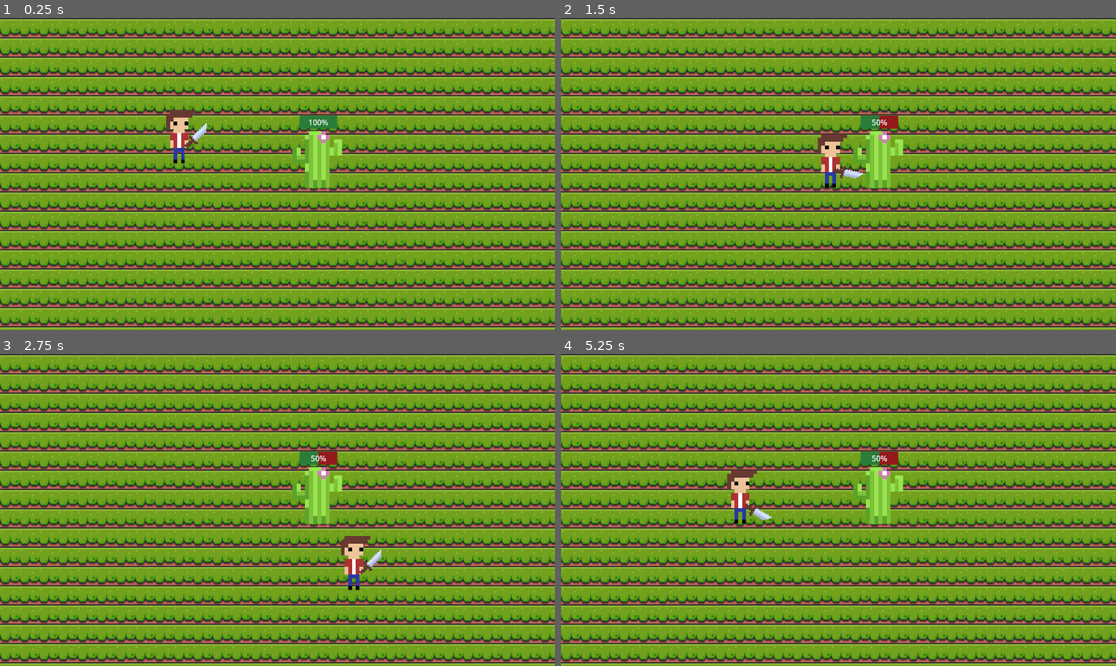
Above: before the commit, frames 1-4 (two rows, left to right).
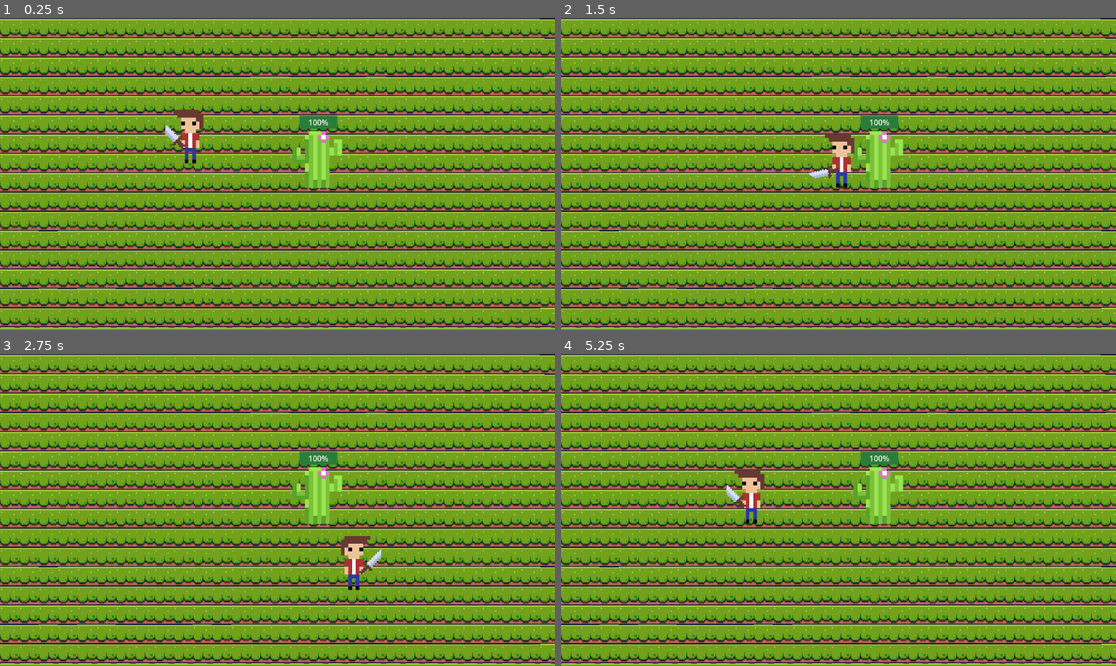
Above: after the commit, the same moments.

Repository: Explement/How-Deep-Will-You-Go
Game: Godot game, scene res://scenes/regular scenes/main.tscn
Two runs of this game, one before a commit and one after it. Both use one fixed random seed, a clock stepped at 60 frames per second and the inputs below.
Inputs (mouse positions are in pixels of both pictures, inside the frame that each line leads up to):
- Up to frame 1 (0.25 s): no input
- Up to frame 2 (1.5 s): tap Enter at 0.5 s; move the mouse to (960, 158) at 0.52 s; press the mouse at (960, 158) at 0.53 s; hold D (right) 0.53-1.28 s; move the mouse to (727, 189) at 1.27 s; release the mouse at (727, 189) at 1.28 s; hold S (down) from 1.28 s (still down); click (727, 189) at 1.35 s
- Up to frame 3 (2.75 s): move the mouse to (333, 441) at 2.02 s; release S (down) at 2.03 s; press the mouse at (333, 441) at 2.03 s; hold D (right) from 2.03 s (still down)
- Up to frame 4 (5.25 s): move the mouse to (810, 572) at 2.77 s; release D (right) at 2.78 s; release the mouse at (810, 572) at 2.78 s; hold W (up) 2.78-3.53 s; click (810, 572) at 2.85 s; move the mouse to (1005, 556) at 3.52 s; press the mouse at (1005, 556) at 3.53 s; hold A (left) 3.53-5.03 s; move the mouse to (672, 463) at 4.27 s; release the mouse at (672, 463) at 4.28 s; click (672, 463) at 4.35 s; move the mouse to (866, 510) at 5.02 s; press the mouse at (866, 510) at 5.03 s; hold S (down) from 5.03 s (still down)

The runs differ from the first frame. In frame 1, 14% of the frame differs, in the area x 0-100%, y 0-100%; in frame 2, 14%; in frame 3, 13%; in frame 4, 14%.

Commit message:
added flip_h to player

Diff:
--- a/how-deep-will-you-go/how-deep-will-you-go/scenes/regular scenes/main.tscn
+++ b/how-deep-will-you-go/how-deep-will-you-go/scenes/regular scenes/main.tscn
@@ -157,12 +157,13 @@
 [node name="main" type="Node2D"]
 
 [node name="TileMap" type="TileMap" parent="."]
+texture_filter = 1
 scale = Vector2(2.5, 2.5)
 tile_set = SubResource("TileSet_ceq1p")
 format = 2
 layer_0/tile_data = PackedInt32Array(-65536, 458752, 0, 0, 458752, 0, 65536, 458752, 0, 131072, 458752, 0, 196608, 4587 …(10289 unchanged characters)…
 
-[node name="CharacterBody2D" parent="." instance=ExtResource("1_3ek7r")]
+[node name="player" parent="." instance=ExtResource("1_3ek7r")]
 unique_name_in_owner = true
 z_index = 1
 position = Vector2(383, 249)
@@ -173,9 +174,9 @@
 
 [node name="sword_cooldown" type="Timer" parent="."]
 unique_name_in_owner = true
-wait_time = 0.3
+wait_time = 1.5
 
-[connection signal="attack" from="CharacterBody2D" to="StaticBody2D" method="_on_character_body_2d_attack"]
-[connection signal="body_entered" from="StaticBody2D" to="CharacterBody2D" method="_on_static_body_2d_body_entered"]
-[connection signal="body_exited" from="StaticBody2D" to="CharacterBody2D" method="_on_static_body_2d_body_exited"]
-[connection signal="timeout" from="sword_cooldown" to="CharacterBody2D" method="_on_sword_cooldown_timeout"]
+[connection signal="attack" from="player" to="StaticBody2D" method="_on_character_body_2d_attack"]
+[connection signal="body_entered" from="StaticBody2D" to="player" method="_on_static_body_2d_body_entered"]
+[connection signal="body_exited" from="StaticBody2D" to="player" method="_on_static_body_2d_body_exited"]
+[connection signal="timeout" from="sword_cooldown" to="player" method="_on_sword_cooldown_timeout"]
--- a/how-deep-will-you-go/how-deep-will-you-go/scenes/sub scenes/player.tscn
+++ b/how-deep-will-you-go/how-deep-will-you-go/scenes/sub scenes/player.tscn
@@ -1,19 +1,21 @@
-[gd_scene load_steps=10 format=3 uid="uid://d1inqjaw0acfn"]
+[gd_scene load_steps=13 format=3 uid="uid://d1inqjaw0acfn"]
 
 [ext_resource type="Script" path="res://scripts/player-movement.gd" id="1_2wbya"]
 [ext_resource type="Texture2D" uid="uid://c84xm3vufs4j8" path="res://sprites/Sprite-0003.png" id="2_fch66"]
 [ext_resource type="Texture2D" uid="uid://d38muwp73iljs" path="res://sprites/sword.png" id="3_4tlcg"]
-[ext_resource type="Script" path="res://scripts/animation_player.gd" id="4_ty2im"]
 
 [sub_resource type="RectangleShape2D" id="RectangleShape2D_t8nu3"]
 size = Vector2(81, 120)
 
+[sub_resource type="RectangleShape2D" id="RectangleShape2D_e10xi"]
+size = Vector2(10.6413, 18.2483)
+
 [sub_resource type="Animation" id="Animation_oltb7"]
 length = 0.001
 tracks/0/type = "value"
 tracks/0/imported = false
 tracks/0/enabled = true
-tracks/0/path = NodePath("test_sword/Sprite2D:rotation")
+tracks/0/path = NodePath("test_sword/sword_sprite:rotation")
 tracks/0/interp = 1
 tracks/0/loop_wrap = true
 tracks/0/keys = {
@@ -25,7 +27,7 @@
 tracks/1/type = "value"
 tracks/1/imported = false
 tracks/1/enabled = true
-tracks/1/path = NodePath("test_sword/Sprite2D:position")
+tracks/1/path = NodePath("test_sword/sword_sprite:position")
 tracks/1/interp = 1
 tracks/1/loop_wrap = true
 tracks/1/keys = {
@@ -34,13 +36,37 @@
 "update": 0,
 "values": [Vector2(1.66213, 6.45655)]
 }
+tracks/2/type = "value"
+tracks/2/imported = false
+tracks/2/enabled = true
+tracks/2/path = NodePath("test_sword/sword_sprite:flip_h")
+tracks/2/interp = 1
+tracks/2/loop_wrap = true
+tracks/2/keys = {
+"times": PackedFloat32Array(0),
+"transitions": PackedFloat32Array(1),
+"update": 1,
+"values": [false]
+}
+tracks/3/type = "value"
+tracks/3/imported = false
+tracks/3/enabled = true
+tracks/3/path = NodePath("sword_collision_front:disabled")
+tracks/3/interp = 1
+tracks/3/loop_wrap = true
+tracks/3/keys = {
+"times": PackedFloat32Array(0),
+"transitions": PackedFloat32Array(1),
+"update": 1,
+"values": [true]
+}
 
 [sub_resource type="Animation" id="Animation_mulm0"]
-resource_name = "attack"
-tracks/0/type = "value"
-tracks/0/imported = false
-tracks/0/enabled = true
-tracks/0/path = NodePath("test_sword/Sprite2D:rotation")
+resource_name = "attack_front"
+tracks/0/type = "value"
+tracks/0/imported = false
+tracks/0/enabled = true
+tracks/0/path = NodePath("test_sword/sword_sprite:rotation")
 tracks/0/interp = 1
 tracks/0/loop_wrap = true
 tracks/0/keys = {
@@ -52,7 +78,7 @@
 tracks/1/type = "value"
 tracks/1/imported = false
 tracks/1/enabled = true
-tracks/1/path = NodePath("test_sword/Sprite2D:position")
+tracks/1/path = NodePath("test_sword/sword_sprite:position")
 tracks/1/interp = 1
 tracks/1/loop_wrap = true
 tracks/1/keys = {
@@ -60,27 +86,160 @@
 "transitions": PackedFloat32Array(1, 1, 1),
 "update": 0,
 "values": [Vector2(1.66213, 6.45655), Vector2(10.4157, 12.297), Vector2(1.66213, 6.45655)]
+}
+tracks/2/type = "value"
+tracks/2/imported = false
+tracks/2/enabled = true
+tracks/2/path = NodePath("test_sword/sword_sprite:flip_h")
+tracks/2/interp = 1
+tracks/2/loop_wrap = true
+tracks/2/keys = {
+"times": PackedFloat32Array(0.4),
+"transitions": PackedFloat32Array(1),
+"update": 1,
+"values": [false]
+}
+
+[sub_resource type="Animation" id="Animation_nfxio"]
+resource_name = "attack_back"
+tracks/0/type = "value"
+tracks/0/imported = false
+tracks/0/enabled = true
+tracks/0/path = NodePath("test_sword/sword_sprite:position")
+tracks/0/interp = 1
+tracks/0/loop_wrap = true
+tracks/0/keys = {
+"times": PackedFloat32Array(0.0333334, 0.533333, 0.966667),
+"transitions": PackedFloat32Array(1, 1, 1),
+"update": 0,
+"values": [Vector2(-6.1427, 15.2315), Vector2(0.440796, 22.9342), Vector2(-6.1427, 15.2315)]
+}
+tracks/1/type = "value"
+tracks/1/imported = false
+tracks/1/enabled = true
+tracks/1/path = NodePath("test_sword/sword_sprite:rotation")
+tracks/1/interp = 1
+tracks/1/loop_wrap = true
+tracks/1/keys = {
+"times": PackedFloat32Array(0.0333334, 0.533333, 0.966667),
+"transitions": PackedFloat32Array(1, 1, 1),
+"update": 0,
+"values": [-0.846656, -2.37354, -0.846656]
+}
+tracks/2/type = "value"
+tracks/2/imported = false
+tracks/2/enabled = true
+tracks/2/path = NodePath("test_sword/sword_sprite:flip_h")
+tracks/2/interp = 1
+tracks/2/loop_wrap = true
+tracks/2/keys = {
+"times": PackedFloat32Array(0),
+"transitions": PackedFloat32Array(1),
+"update": 1,
+"values": [true]
+}
+tracks/3/type = "value"
+tracks/3/imported = false
+tracks/3/enabled = true
+tracks/3/path = NodePath("sword_collision_front:disabled")
+tracks/3/interp = 1
+tracks/3/loop_wrap = true
+tracks/3/keys = {
+"times": PackedFloat32Array(0.366667, 1),
+"transitions": PackedFloat32Array(1, 1),
+"update": 1,
+"values": [true, false]
+}
+
+[sub_resource type="Animation" id="Animation_f74ij"]
+resource_name = "sword_right"
+tracks/0/type = "value"
+tracks/0/imported = false
+tracks/0/enabled = true
+tracks/0/path = NodePath("test_sword/sword_sprite:position")
+tracks/0/interp = 1
+tracks/0/loop_wrap = true
+tracks/0/keys = {
+"times": PackedFloat32Array(0.8),
+"transitions": PackedFloat32Array(1),
+"update": 0,
+"values": [Vector2(1.66213, 6.45655)]
+}
+tracks/1/type = "value"
+tracks/1/imported = false
+tracks/1/enabled = true
+tracks/1/path = NodePath("test_sword/sword_sprite:rotation")
+tracks/1/interp = 1
+tracks/1/loop_wrap = true
+tracks/1/keys = {
+"times": PackedFloat32Array(0.8),
+"transitions": PackedFloat32Array(1),
+"update": 0,
+"values": [-0.846656]
+}
+
+[sub_resource type="Animation" id="Animation_3kp6g"]
+resource_name = "sword_left"
+tracks/0/type = "value"
+tracks/0/imported = false
+tracks/0/enabled = true
+tracks/0/path = NodePath("test_sword/sword_sprite:position")
+tracks/0/interp = 1
+tracks/0/loop_wrap = true
+tracks/0/keys = {
+"times": PackedFloat32Array(0.533333),
+"transitions": PackedFloat32Array(1),
+"update": 0,
+"values": [Vector2(-6.1427, 15.2315)]
+}
+tracks/1/type = "value"
+tracks/1/imported = false
+tracks/1/enabled = true
+tracks/1/path = NodePath("test_sword/sword_sprite:rotation")
+tracks/1/interp = 1
+tracks/1/loop_wrap = true
+tracks/1/keys = {
+"times": PackedFloat32Array(0.566667),
+"transitions": PackedFloat32Array(1),
+"update": 0,
+"values": [-0.846656]
 }
 
 [sub_resource type="AnimationLibrary" id="AnimationLibrary_m2o0c"]
 _data = {
 "RESET": SubResource("Animation_oltb7"),
-"attack": SubResource("Animation_mulm0")
-}
-
-[sub_resource type="RectangleShape2D" id="RectangleShape2D_e10xi"]
-size = Vector2(10.6413, 18.2483)
+"attack_back": SubResource("Animation_nfxio"),
+"attack_front": SubResource("Animation_mulm0"),
+"sword_left": SubResource("Animation_3kp6g"),
+"sword_right": SubResource("Animation_f74ij")
+}
+
+[sub_resource type="GDScript" id="GDScript_wvogx"]
+script/source = "extends AnimationPlayer
+
+
+# Called when the node enters the scene tree for the first time.
+func _ready() -> void:
+	speed_scale = 3
+
+
+# Called every frame. 'delta' is the elapsed time since the previous frame.
+func _process(delta: float) -> void:
+	pass
+"
 
 [node name="Player" type="CharacterBody2D"]
 script = ExtResource("1_2wbya")
 
-[node name="Sprite2D" type="Sprite2D" parent="."]
+[node name="player_sprite" type="Sprite2D" parent="."]
+unique_name_in_owner = true
 texture_filter = 1
 position = Vector2(0.500002, -2.5)
 scale = Vector2(7.6875, 7.9375)
 texture = ExtResource("2_fch66")
-
-[node name="CollisionShape2D" type="CollisionShape2D" parent="."]
+flip_h = true
+
+[node name="player_collision_front" type="CollisionShape2D" parent="."]
 position = Vector2(-7.5, -4)
 shape = SubResource("RectangleShape2D_t8nu3")
 
@@ -91,21 +250,38 @@
 rotation = 0.855176
 scale = Vector2(3.67344, 4.10573)
 
-[node name="Sprite2D" type="Sprite2D" parent="test_sword"]
+[node name="sword_sprite" type="Sprite2D" parent="test_sword"]
+unique_name_in_owner = true
 position = Vector2(1.66213, 6.45655)
 rotation = -0.846656
+scale = Vector2(1, 1)
 texture = ExtResource("3_4tlcg")
 
-[node name="AnimationPlayer" type="AnimationPlayer" parent="."]
-unique_name_in_owner = true
-libraries = {
-"": SubResource("AnimationLibrary_m2o0c")
-}
-script = ExtResource("4_ty2im")
-
-[node name="CollisionShape2D2" type="CollisionShape2D" parent="."]
+[node name="sword_collision_front" type="CollisionShape2D" parent="."]
 unique_name_in_owner = true
 position = Vector2(23.9053, -6.17256)
 rotation = 0.855176
 scale = Vector2(3.67344, 4.10572)
 shape = SubResource("RectangleShape2D_e10xi")
+disabled = true
+
+[node name="sword_collision_back" type="CollisionShape2D" parent="."]
+unique_name_in_owner = true
+position = Vector2(-29, -8)
+rotation = -0.664519
+scale = Vector2(3.67344, 4.10572)
+shape = SubResource("RectangleShape2D_e10xi")
+
+[node name="animations" type="AnimationPlayer" parent="."]
+unique_name_in_owner = true
+libraries = {
+"": SubResource("AnimationLibrary_m2o0c")
+}
+speed_scale = 3.0
+script = SubResource("GDScript_wvogx")
+
+[node name="attack_animation_overrule_timer" type="Timer" parent="."]
+unique_name_in_owner = true
+wait_time = 0.166
+
+[connection signal="timeout" from="attack_animation_overrule_timer" to="." method="_on_attack_animation_overrule_timer_timeout"]
--- a/how-deep-will-you-go/how-deep-will-you-go/scripts/animation_player.gd
+++ /dev/null
@@ -1,11 +0,0 @@
-extends AnimationPlayer
-
-
-# Called when the node enters the scene tree for the first time.
-func _ready() -> void:
-	speed_scale = 3
-
-
-# Called every frame. 'delta' is the elapsed time since the previous frame.
-func _process(delta: float) -> void:
-	pass
--- a/how-deep-will-you-go/how-deep-will-you-go/scripts/player-movement.gd
+++ b/how-deep-will-you-go/how-deep-will-you-go/scripts/player-movement.gd
@@ -9,36 +9,63 @@
 var attack_damage = 5
 var enemy_in_range = false
 var cooldown = false
+var is_attacking = false
+
+func _process(delta):
+	if Input.is_action_just_pressed("strike"):
+		strike()
+	if velocity.x <= 0 and is_attacking == false:
+		%animations.play("sword_left")
+	elif velocity.x >= 0 and is_attacking == false:
+		%animations.play("sword_right")
+
 func _physics_process(delta):
 	var direction = Input.get_vector("left", "right", "up", "down")
 	velocity = direction * speed
 	move_and_slide()
+	if velocity.x <= 0:
+		%player_sprite.flip_h = true
+		%sword_sprite.flip_h = true
+		%sword_collision_front.disabled = true
+		%sword_collision_back.disabled = false
+	elif velocity.x >= 0:
+		%player_sprite.flip_h = false
+		%sword_sprite.flip_h = false
+		%sword_collision_back.disabled = true
+		%sword_collision_front.disabled = false
 
 # combat
-func _input(event):
-	if event.is_action_pressed("strike"):
-		strike()
-
 func strike():
+	is_attacking = true
+	%attack_animation_overrule_timer.start()
+	if velocity.x > 0:
+		%animations.play("attack_front")
+	elif velocity.x < 0:
+		%animations.play("attack_back")
+	elif velocity.x == 0:
+		%animations.play("attack_back")
+		print("goog")
 	if enemy_in_range == true and cooldown == false:
 		emit_signal("attack", attack_damage)
-		%AnimationPlayer.play("attack")
 		cooldown = true
 		%sword_cooldown.start()
-	else:
-		%AnimationPlayer.play("attack")
+
 
 
 
 
 func _on_static_body_2d_body_entered(body):
-	if (body.name == "CharacterBody2D"):
+	if (body.name == "player"):
 		enemy_in_range = true
 func _on_static_body_2d_body_exited(body):
-	if (body.name == "CharacterBody2D"):
+	if (body.name == "player"):
 		enemy_in_range = false
-
 
 func _on_sword_cooldown_timeout():
 	cooldown = false
 	%sword_cooldown.stop()
+
+
+func _on_attack_animation_overrule_timer_timeout():
+	is_attacking = false
+	%attack_animation_overrule_timer.stop()
